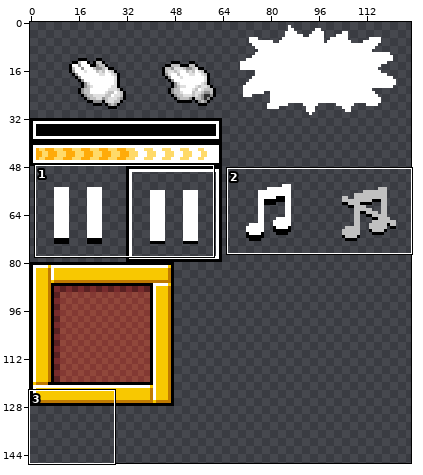
Sprite sheet: happydash.gmx/sprites/images/spriteHud_0.png. Above: a wide view before the commit, with the close-up outlined.
Close-up. Earlier state:
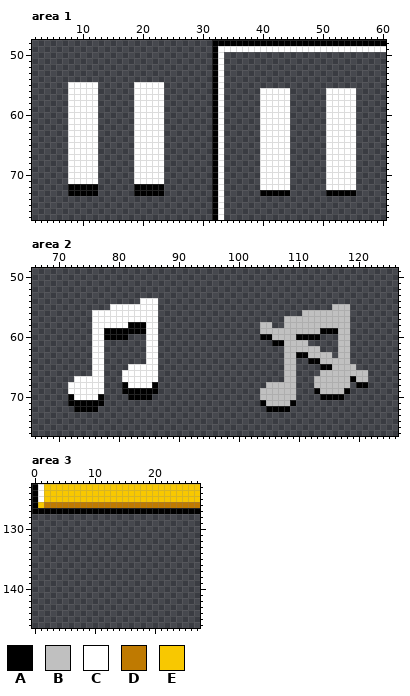
The file is 128x288 pixels. Shown: area 1: x 2..60, y 48..77; area 2: x 66..126, y 49..76; area 3: x 0..27, y 123..146. The wide view leaves out empty margins.
Palette (. is transparent): A #000000  B #c0c0c0  C #ffffff  D #bf7a01  E #f8c801
Pixels before, area 1, first column x 8:
48 ........................AAAAAAAAAAAAAAAAAAAAAAAAAAAAA
49 ........................ACCCCCCCCCCCCCCCCCCCCCCCCCCCC
50 ........................AC...........................
51 ........................AC...........................
52 ........................AC...........................
53 ........................AC...........................
54 ........................AC...........................
55 CCCCC......CCCCC........AC...........................
56 CCCCC......CCCCC........AC......CCCCC......CCCCC.....
57 CCCCC......CCCCC........AC......CCCCC......CCCCC.....
58 CCCCC......CCCCC........AC......CCCCC......CCCCC.....
59 CCCCC......CCCCC........AC......CCCCC......CCCCC.....
60 CCCCC......CCCCC........AC......CCCCC......CCCCC.....
61 CCCCC......CCCCC........AC......CCCCC......CCCCC.....
62 CCCCC......CCCCC........AC......CCCCC......CCCCC.....
63 CCCCC......CCCCC........AC......CCCCC......CCCCC.....
64 CCCCC......CCCCC........AC......CCCCC......CCCCC.....
65 CCCCC......CCCCC........AC......CCCCC......CCCCC.....
66 CCCCC......CCCCC........AC......CCCCC......CCCCC.....
67 CCCCC......CCCCC........AC......CCCCC......CCCCC.....
68 CCCCC......CCCCC........AC......CCCCC......CCCCC.....
69 CCCCC......CCCCC........AC......CCCCC......CCCCC.....
70 CCCCC......CCCCC........AC......CCCCC......CCCCC.....
71 CCCCC......CCCCC........AC......CCCCC......CCCCC.....
72 AAAAA......AAAAA........AC......CCCCC......CCCCC.....
73 AAAAA......AAAAA........AC......AAAAA......AAAAA.....
74 ........................AC...........................
75 ........................AC...........................
76 ........................AC...........................
77 ........................AC...........................
Pixels before, area 2, first column x 72:
54 ............CCC...................................
55 .......CCCCCCCC.............................BBB...
56 ....CCCCCCCCCCC........................BBBBBBBB...
57 ....CCCCCCCCCCC.....................BBBBBBBBBBB...
58 ....CCCCCCAAACC.................BB..BBBBBBBBBBB...
59 ....CCAAAAAAACC.................BBBBBBBBBBAAABB...
60 ....CCAAAA...CC.................AABBBBAAAA...BB...
61 ....CC.......CC...................AABBBB.....BB...
62 ....CC.......CC.....................BBBBBB...BB...
63 ....CC.......CC.....................BBAABBBB.BB...
64 ....CC.......CC.....................BB..AABBBBB...
65 ....CC....CCCCC.....................BB....AABBBB..
66 ....CC...CCCCCC.....................BB....BBBBBBBB
67 .CCCCC...CCCCCC.....................BB...BBBBBBABB
68 CCCCCC...ACCCCA..................BBBBB...BBBBBB.AA
69 CCCCCC...AAAAAA.................BBBBBB...ABBBBA...
70 ACCCCA....AAAA..................BBBBBB....AAAA....
71 AAAAAA..........................ABBBBA............
72 .AAAA............................AAAA.............
Pixels before, area 3, first column x 0:
123 ACEEEEEEEEEEEEEEEEEEEEEEEEEE
124 ACEEEEEEEEEEEEEEEEEEEEEEEEEE
125 ACEEEEEEEEEEEEEEEEEEEEEEEEEE
126 AEDDDDDDDDDDDDDDDDDDDDDDDDDD
127 AAAAAAAAAAAAAAAAAAAAAAAAAAAA
Now the later version:
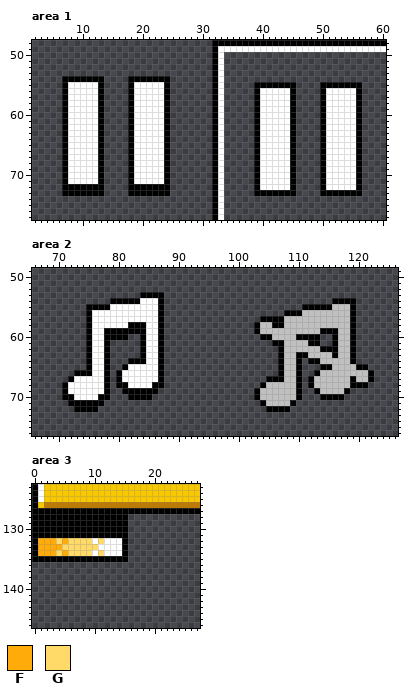
Colours new in this view: F #ffab09  G #ffda69
Changes in this commit:
Changed rows in their new state; - is an unchanged pixel.
Area 1:
first column x 7:
54 AAAAAAA----AAAAAAA--------------------------------
55 A-----A----A-----A--------------AAAAAAA----AAAAAAA
56 A-----A----A-----A--------------A-----A----A-----A
57 A-----A----A-----A--------------A-----A----A-----A
58 A-----A----A-----A--------------A-----A----A-----A
59 A-----A----A-----A--------------A-----A----A-----A
60 A-----A----A-----A--------------A-----A----A-----A
61 A-----A----A-----A--------------A-----A----A-----A
62 A-----A----A-----A--------------A-----A----A-----A
63 A-----A----A-----A--------------A-----A----A-----A
64 A-----A----A-----A--------------A-----A----A-----A
65 A-----A----A-----A--------------A-----A----A-----A
66 A-----A----A-----A--------------A-----A----A-----A
67 A-----A----A-----A--------------A-----A----A-----A
68 A-----A----A-----A--------------A-----A----A-----A
69 A-----A----A-----A--------------A-----A----A-----A
70 A-----A----A-----A--------------A-----A----A-----A
71 A-----A----A-----A--------------A-----A----A-----A
72 A-----A----A-----A--------------A-----A----A-----A
73 A-----A----A-----A--------------A-----A----A-----A
Area 2:
first column x 71:
53 -------------AAAA-----------------------------------
54 --------AAAAA---A----------------------------AAAA---
55 ----AAAA--------A-----------------------AAAAA---A---
56 ----A-----------A--------------------AAA--------A---
57 ----A-----------A----------------AAAA-----------A---
58 ----A-----------A---------------A--AA-----------A---
59 ----A-----------A---------------A---------------A---
60 ----A--------A--A----------------------------A--A---
61 ----A--A-----A--A------------------------AA--A--A---
62 ----A--A-----A--A-------------------A------AAA--A---
63 ----A--A-----A--A-------------------A--------A--A---
64 ----A--A---AAA--A-------------------A--A--------A---
65 ----A--A--A-----A-------------------A--A---------AA-
66 --AAA--A-A------A-------------------A--A--A--------A
67 -A-----A-A------A-----------------AAA--A-A---------A
68 A------A-A------A----------------A-----A-A------A---
69 A------A------------------------A------A------------
70 A------A------------------------A------A------------
Area 3:
first column x 0:
128 AAAAAAAAAAAAAAAA
129 AAAAAAAAAAAAAAAA
130 AAAAAAAAAAAAAAAA
131 AAAAAAAAAAAAAAAA
132 AFFFGFGGGGCGCCCA
133 AFFFFGGGGGGCCCCA
134 AFFFGFGGGGCGCCCA
135 AAAAAAAAAAAAAAAA
Boxes around the changes in both close-ups, in picture pixels (x1, y1, x2, y2):
added: (62, 76, 104, 196)
added: (128, 76, 170, 196)
added: (254, 82, 296, 196)
added: (320, 82, 362, 196)
added: (62, 292, 164, 400)
added: (254, 298, 374, 400)
added: (32, 514, 128, 562)
